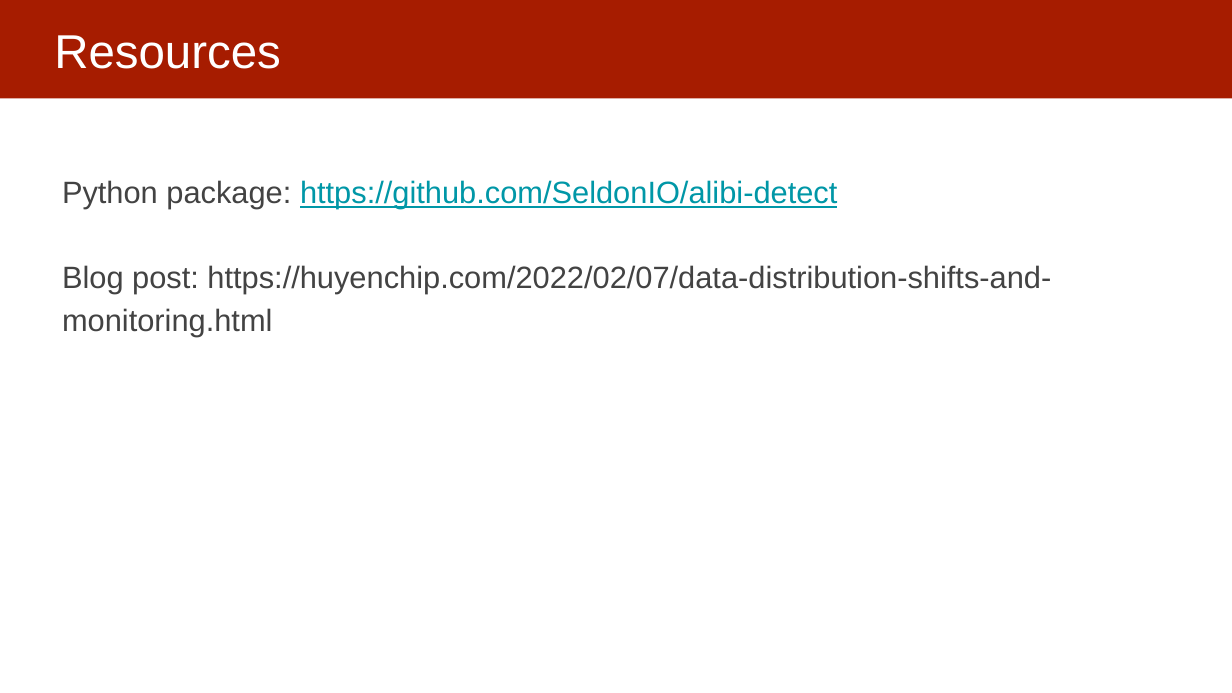
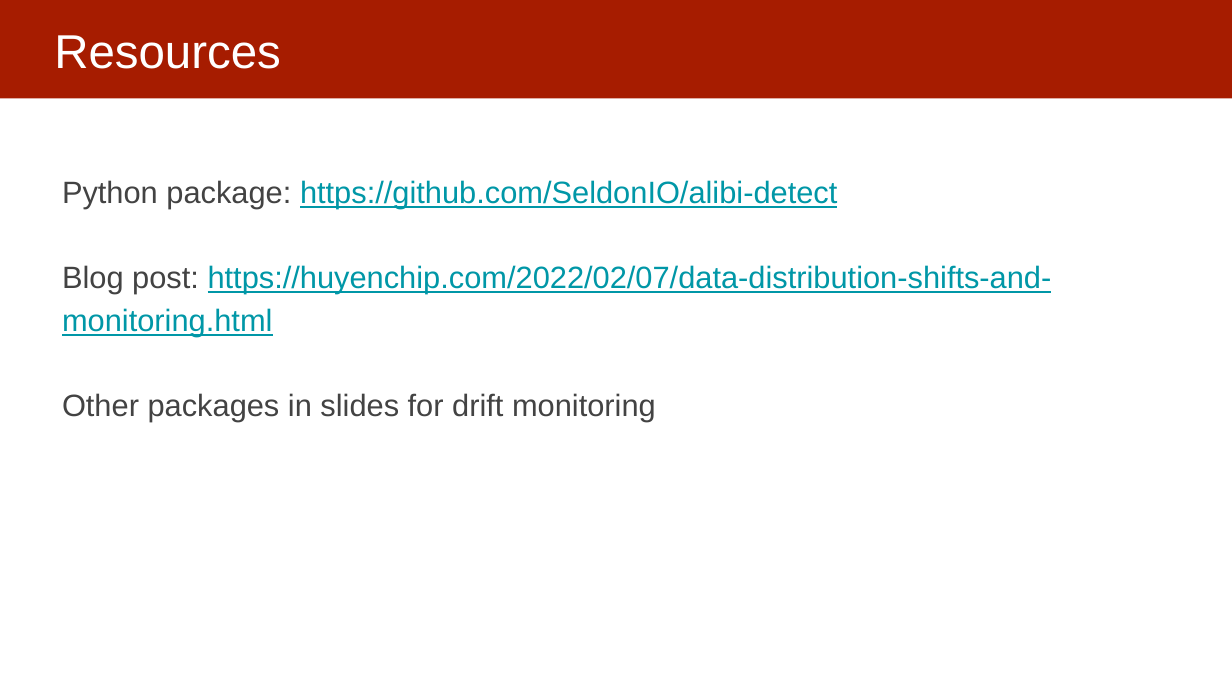
Before and after one commit to dssg/MLinPractice, a slide deck: slide 19 of Lectures/temporal drift and domain shift.pptx. Drawn at 1232x693 pixels with LibreOffice and Linux fonts; fonts in the diff are those of the drawing. Boxes give left, top, right and bottom in pixels: in the first picture for what was removed or moved away, otherwise in the second. Text is boxed around its words. In the diff, an @@ line names an element or a change of style, - is before the commit and + after.

Commit message:
updated

```diff
--- a/Lectures/temporal drift and domain shift.pptx
+++ b/Lectures/temporal drift and domain shift.pptx
@@ text at (x1=62, y1=265, x2=1052, y2=337): text colour #434343 to #0097A7, underline on in "https://huyenchip.com/2022/02/07/data-distribution-shifts-an ..." @@
@@ text at (x1=62, y1=393, x2=656, y2=421): paragraph added @@
+Other packages in slides for drift monitoring
```
